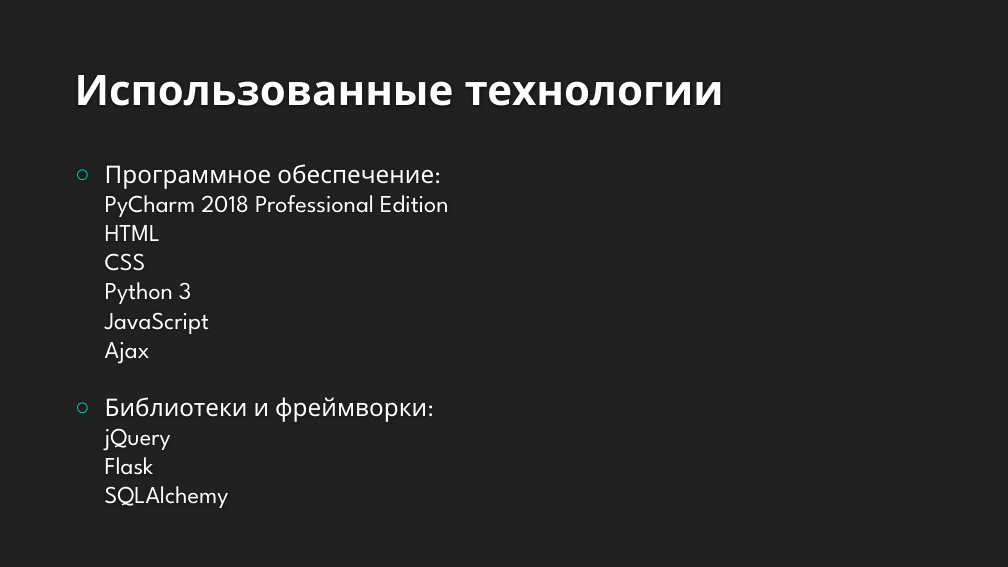
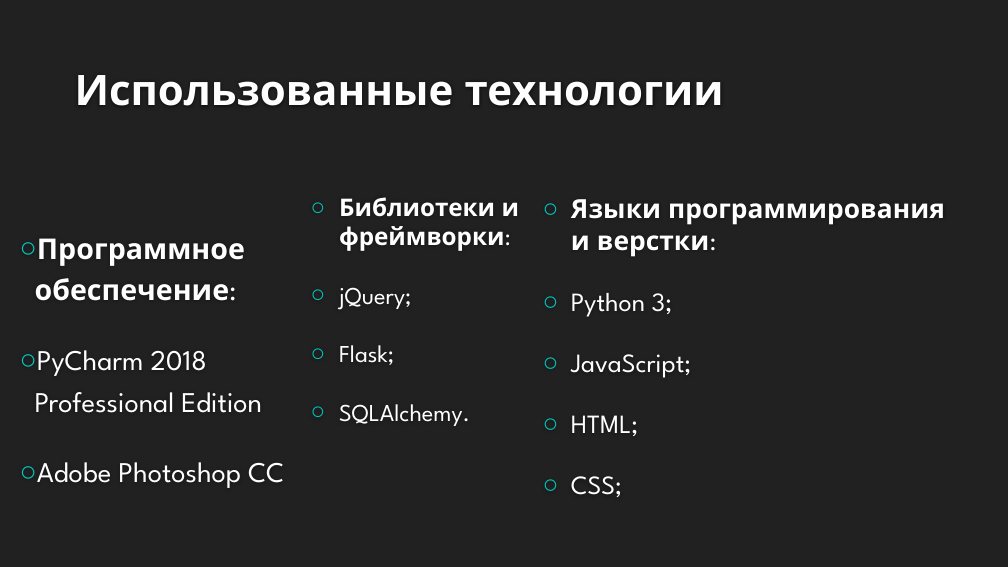
Before and after one commit to Protocs/OkayJournal, a slide deck: slide 7 of demo/OkayJournal.pptx (slide 6 before the commit). Drawn at 1008x567 pixels with LibreOffice and Linux fonts; fonts in the diff are those of the drawing; background and template pictures are left out. Boxes give left, top, right and bottom in pixels: in the first picture for what was removed or moved away, otherwise in the second. Text is boxed around its words. In the diff, an @@ line names an element or a change of style, - is before the commit and + after.

```diff
--- a/demo/OkayJournal.pptx
+++ b/demo/OkayJournal.pptx
@@ text "Программное обеспечение:" at (35,238,284,488): columns 1 to 2 @@
@@ text added at (339,197,519,426), 23.1 pt, text #FFFFFF @@
+○ Библиотеки и фреймворки:
+○ jQuery;
+○ Flask;
+○ SQLAlchemy.
@@ text added at (571,199,945,497), 25.2 pt, text #FFFFFF, bold @@
+○ Языки программирования и верстки:
+○ Python 3;
+○ JavaScript;
+○ HTML;
+○ CSS;
@@ text at (35,238,284,488): text changed; size 23.1 to 27.2 pt @@
-○ Программное обеспечение:
-  PyCharm 2018 Professional Edition
-  HTML
-  CSS
-  Python 3
-  JavaScript
-  Ajax
-○ Библиотеки и фреймворки:
-  jQuery
-  Flask
-  SQLAlchemy
+○ Программное обеспечение:
+○ PyCharm 2018 Professional Edition
+○ Adobe Photoshop CC
```
Also in this commit, not shown: 4 other slides changed, 2 slides added, 1 slide removed.
